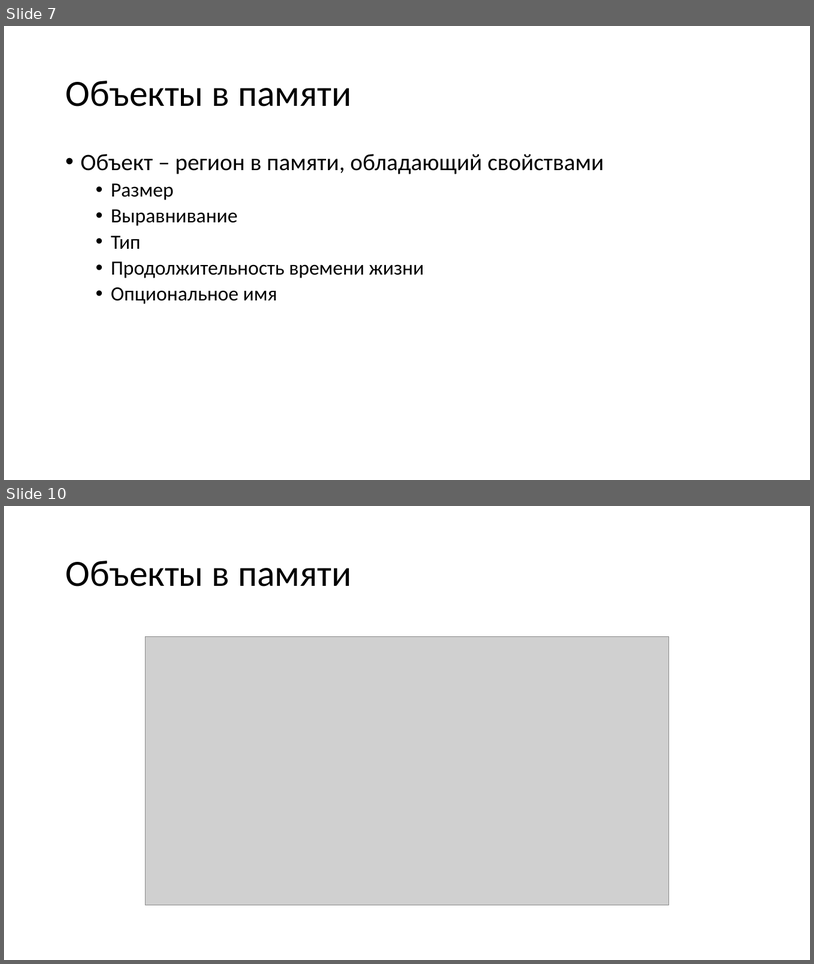
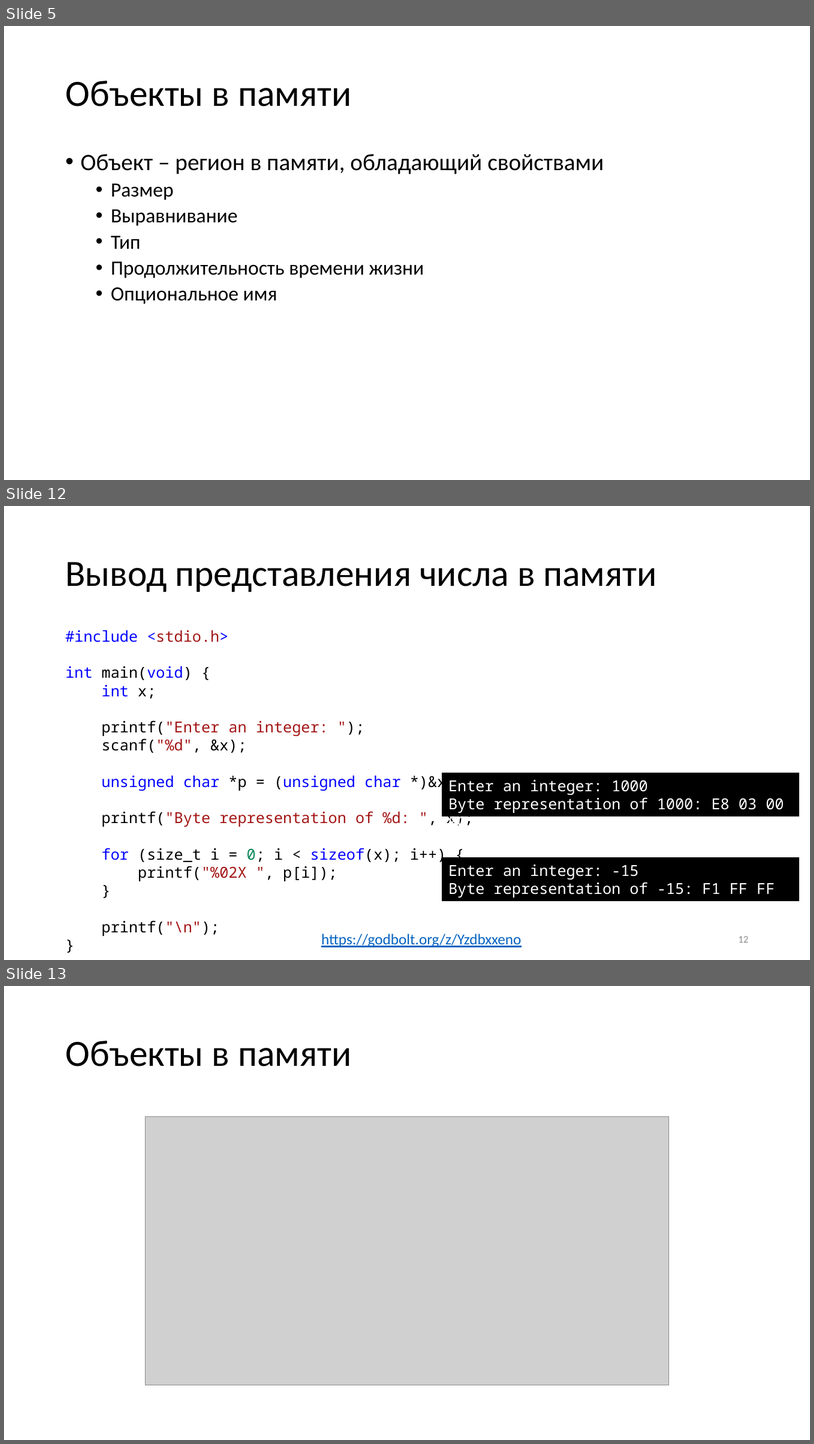
Before and after one commit to alexey-malov/oop, a slide deck: lectures/05/Указатели и динамическая память.pptx. Shown one above the other, each under a label of ours: slides 7 and 10 before the commit, slides 5, 12 and 13 after it; the slides between them are not shown. The pictures are 814x964 and 814x1444 pixels, drawn with LibreOffice and Linux fonts; fonts in the diff are those of the drawing; grey boxes stand for pictures. Boxes give left, top, right and bottom in pixels: in the first picture for what was removed or moved away, otherwise in the second. Text is boxed around its words. In the diff, an @@ line names an element or a change of style, - is before the commit and + after.

```diff
--- a/lectures/05/Указатели и динамическая память.pptx
+++ b/lectures/05/Указатели и динамическая память.pptx
@@ slide 12 added at (4, 506, 810, 960), background #FFFFFF @@
@@ title added at (65, 562, 657, 592), 44 pt, text #000000 @@
+Вывод представления числа в памяти
@@ text added at (65, 630, 473, 936), 18 pt, text #000000 @@
+#include <stdio.h>
+int main(void) {
+int x;
+printf("Enter an integer: ");
+scanf("%d", &x);
+unsigned char *p = (unsigned char *)&x;
+printf("Byte representation of %d: ", x);
+for (size_t i = 0; i < sizeof(x); i++) {
+printf("%02X ", p[i]);
+}
+printf("\n");
+}
@@ rectangle added at (443, 774, 799, 816), fill #000000, outline #000000 1 pt, 18 pt, text #FFFFFF @@
+Enter an integer: 1000
+Byte representation of 1000: E8 03 00 00
@@ rectangle added at (443, 858, 799, 900), fill #000000, outline #000000 1 pt, 18 pt, text #FFFFFF @@
+Enter an integer: -15
+Byte representation of -15: F1 FF FF FF
@@ text added at (321, 933, 521, 947), 18 pt, text #0563C1, underline @@
+https://godbolt.org/z/Yzdbxxeno
@@ page number added at (738, 936, 749, 942), 12 pt, text #8C8C8C @@
+12
@@ what was slide 7 is now slide 5 @@
@@ what was slide 10 is now slide 13 @@
```
Also in this commit, not shown: 3 slides changed, 4 other slides added, 14 slides removed, 3 other files.
